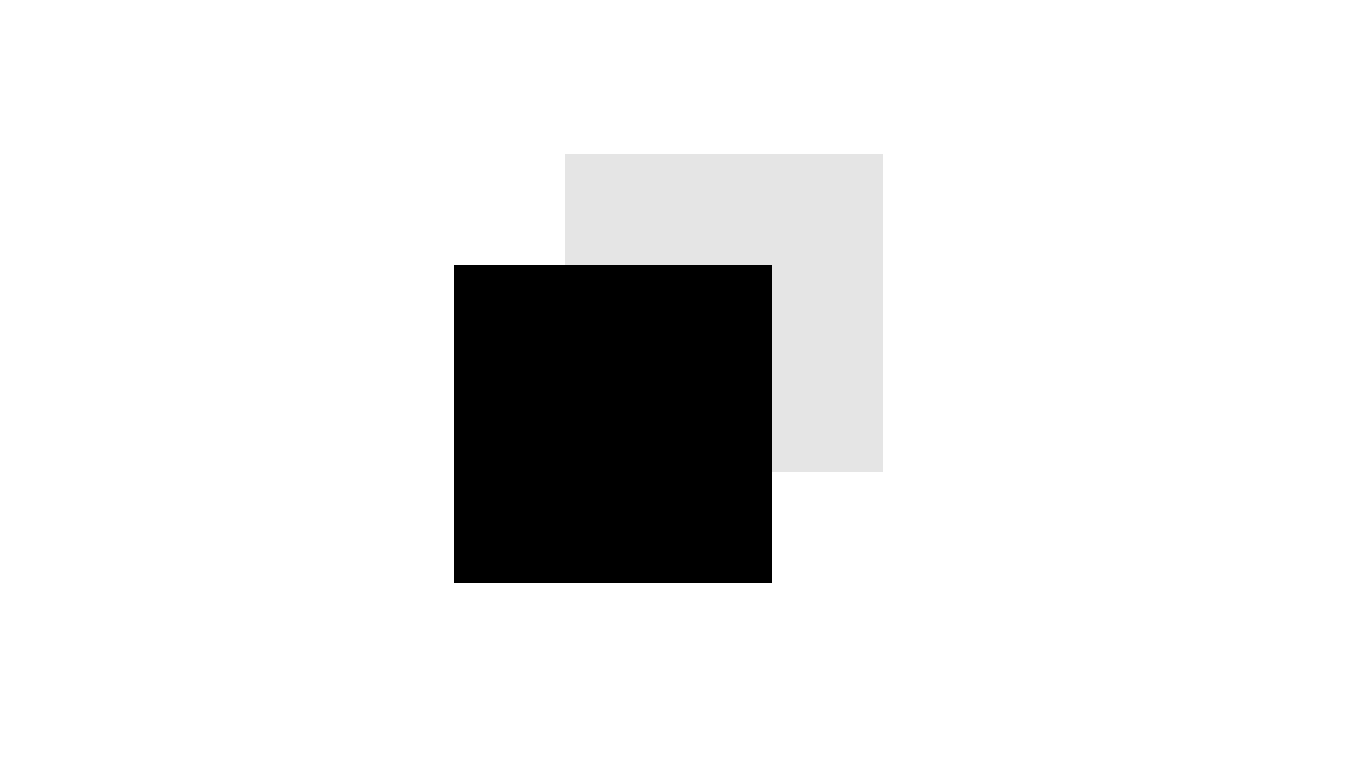
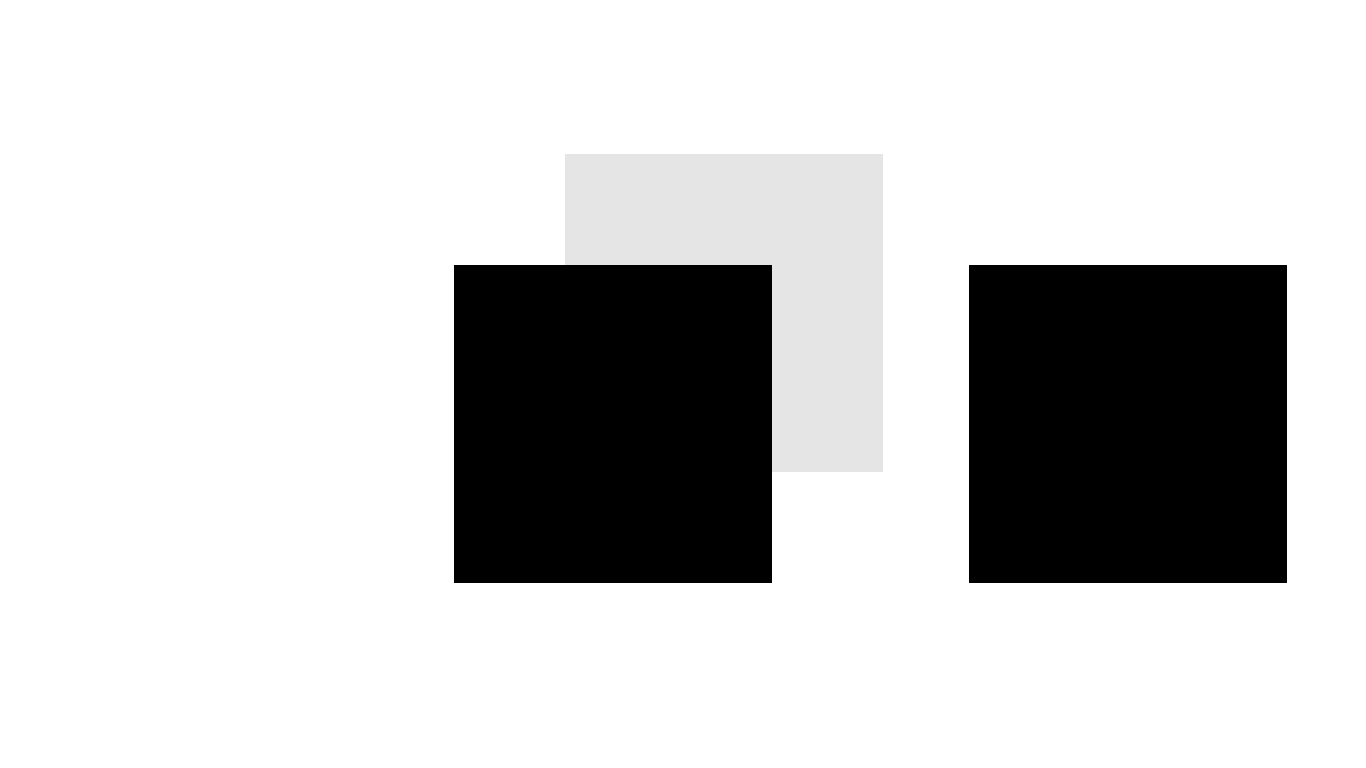
Comparing the layer stacks of the two 1366 x 768 images. Changes:
added layer "Rectangle 1 copy 2" in group "Artboard 1" over [969, 265, 1287, 583]
